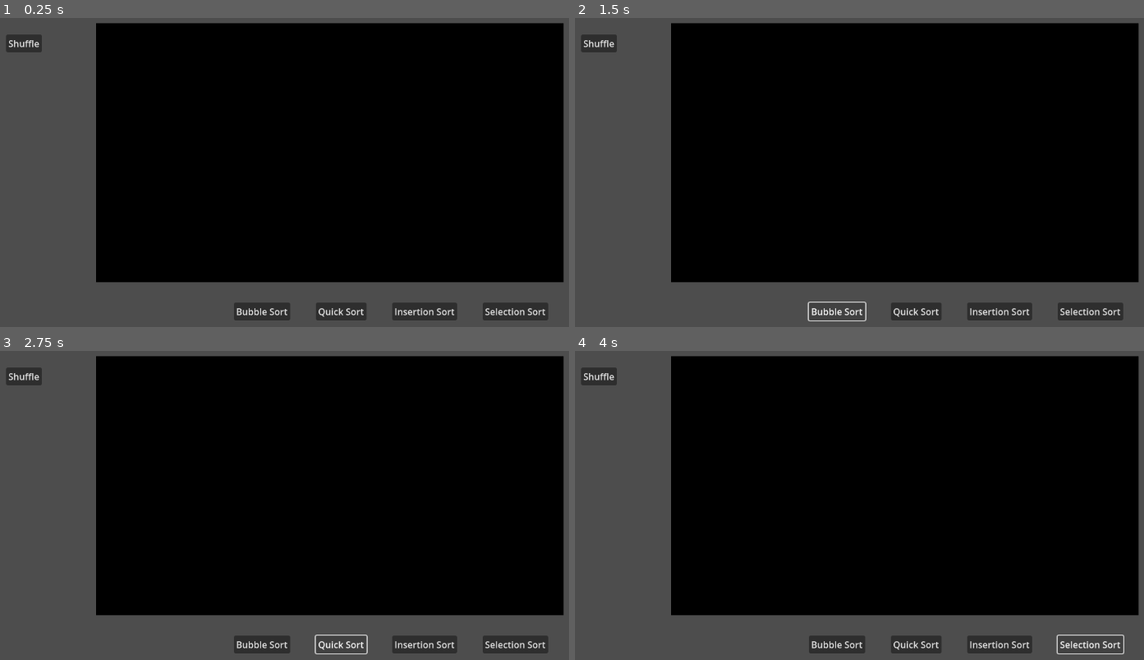
Above: before the commit, frames 1-4 (two rows, left to right).
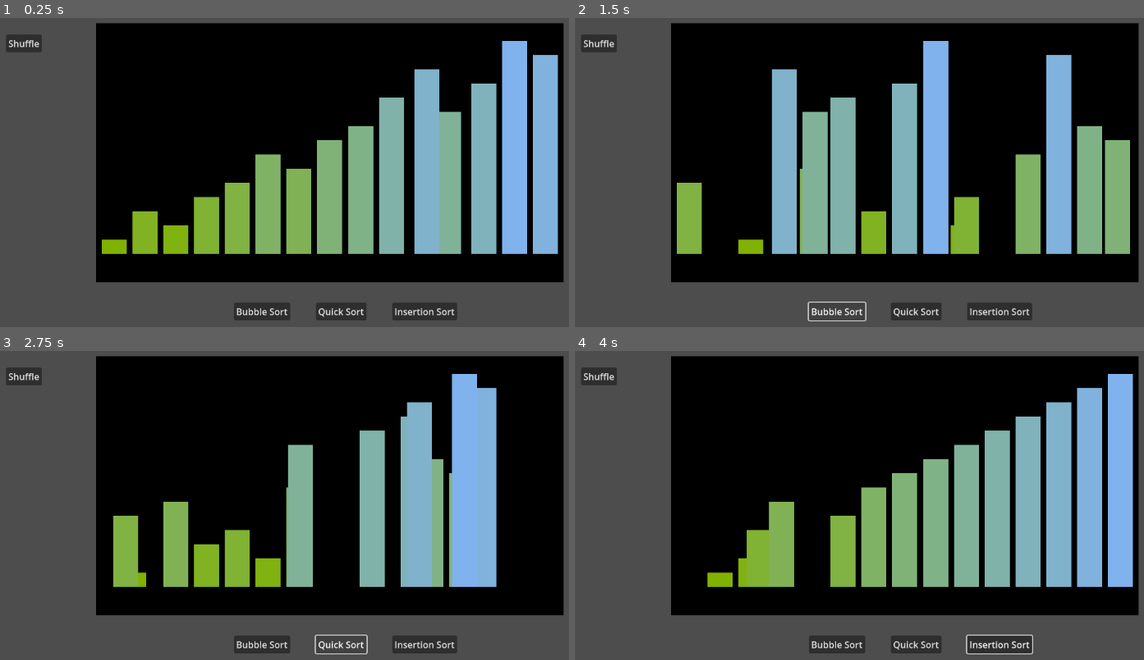
Above: after the commit, the same moments.

Repository: jematson/CS471ChappellChase
Game: Godot game, scene res://scenes/level.tscn
Same seed, same stepped clock (60 frames per second), same inputs: the game is played once before the commit and once after it.
Inputs (mouse positions are in pixels of both pictures, inside the frame that each line leads up to):
- Up to frame 1 (0.25 s): no input
- Up to frame 2 (1.5 s): click "Shuffle" at 0.5 s; click "Bubble Sort" at 1.25 s
- Up to frame 3 (2.75 s): click "Quick Sort" at 2 s
- Up to frame 4 (4 s): click "Insertion Sort" at 2.75 s; click (1092, 644) at 3.5 s, where only the run before the commit has a clickable "Selection Sort"

The runs differ from the first frame. In frame 1, 25% of the frame differs, in the area x 17-99%, y 7-98%; in frame 2, 24%; in frame 3, 19%; in frame 4, 24%.
Error before the commit: Parse Error: Identifier "executer" not declared in the current scope. (res://source/level.gd:18)

Commit message:
More gdformat

Diff:
--- a/scenes/level.tscn
+++ b/scenes/level.tscn
@@ -1,9 +1,7 @@
 [gd_scene load_steps=4 format=3 uid="uid://exm1vyysobw5"]
 
 [ext_resource type="PackedScene" uid="uid://c84hilvcwcvgs" path="res://scenes/algorithm_menu.tscn" id="1_2q6dc"]
-
 [ext_resource type="Script" uid="uid://c4d7a3y84iecr" path="res://source/level.gd" id="1_w8frs"]
-
 [ext_resource type="PackedScene" uid="uid://crmsvxie0bwea" path="res://scenes/algorithm_executer.tscn" id="3_w8frs"]
 
 [node name="Level" type="Node2D"]
--- a/source/level.gd
+++ b/source/level.gd
@@ -10,12 +10,11 @@
 
 
 func _ready():
-
 	button.shuffle.connect(executor.shuffle_stairs)
 	button.bubble.connect(executor.bubble_sort)
 	button.quick.connect(executor.call_quicksort)
 	button.insert.connect(executor.call_insertionsort)
-	button.selection.connect(executer.call_selectionsort)
+	button.selection.connect(executor.call_selectionsort)
 
 	button.button_options(algorithm_options)
 	executor.initialize_stairs(num_stairs, stair_start)
